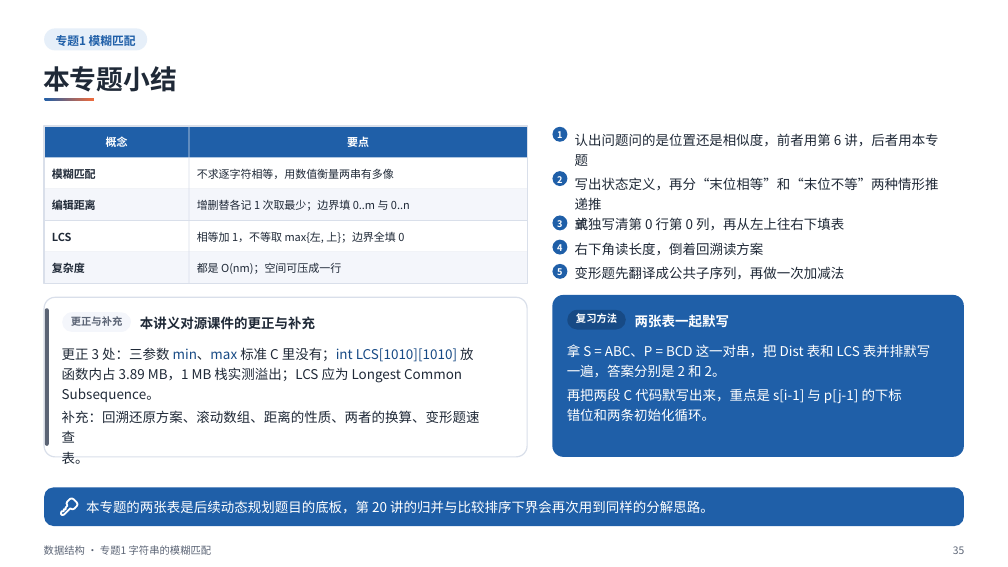
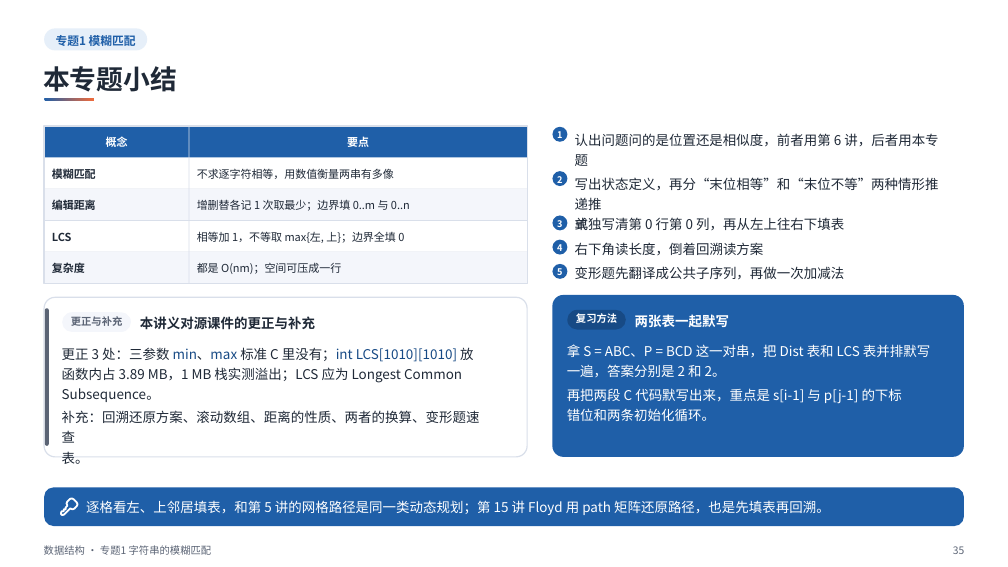
Before and after one commit to sweetcornna/JLU-remake, a slide deck: slide 35 of 大二上/数据结构/重制版PPT/专题1 字符串的模糊匹配（重制版）.pptx. Drawn at 1008x567 pixels with LibreOffice and Linux fonts; fonts in the diff are those of the drawing. Boxes give left, top, right and bottom in pixels: in the first picture for what was removed or moved away, otherwise in the second. Text is boxed around its words. In the diff, an @@ line names an element or a change of style, - is before the commit and + after.

Commit message:
数据结构专题1 字符串模糊匹配逐页复核
35 页逐页看过。改正了朴素匹配的复杂度（应为 O(nm)）、FOOD 到 MONEY 回溯方案与程序输出不符的说法、LCS 与逆串的回文误判等十来处，第 4、9、11、25 页补了例子和易错卡。

```diff
--- a/大二上/数据结构/重制版PPT/专题1 字符串的模糊匹配（重制版）.pptx
+++ b/大二上/数据结构/重制版PPT/专题1 字符串的模糊匹配（重制版）.pptx
@@ text at [86, 500, 830, 515]: text changed @@
-本专题的两张表是后续动态规划题目的底板，第 20 讲的归并与比较排序下界会再次用到同样的分解思路。
+逐格看左、上邻居填表，和第 5 讲的网格路径是同一类动态规划；第 15 讲 Floyd 用 path 矩阵还原路径，也是先填表再回溯。
```
Also in this commit, not shown: 15 other slides changed.
